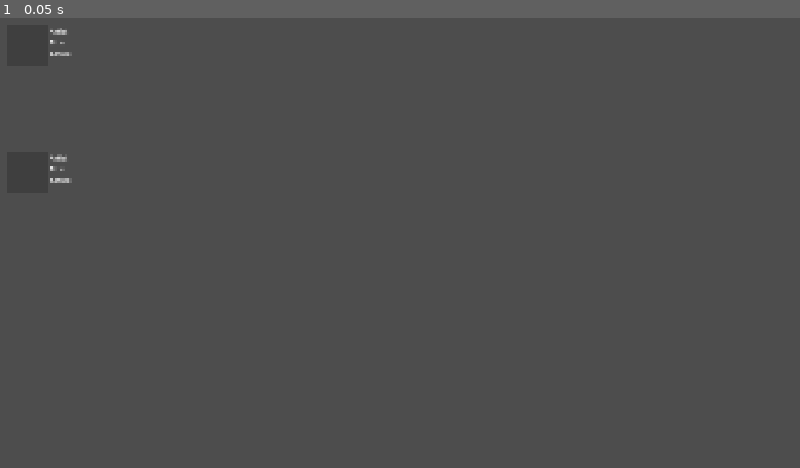
Above: before the commit, frame 1.
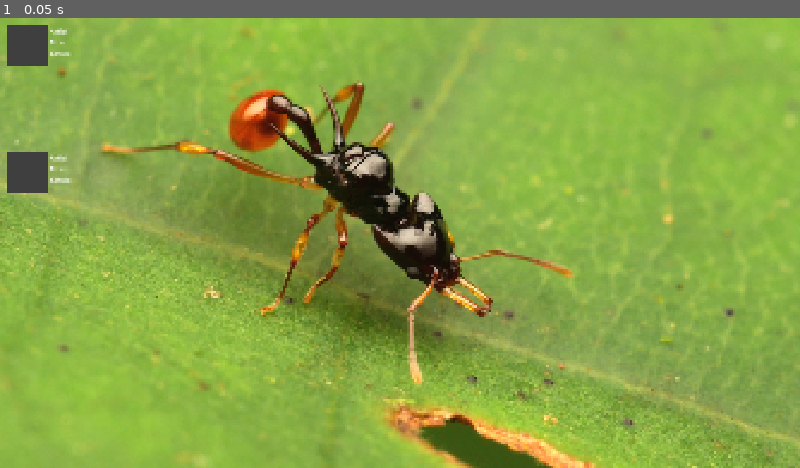
Above: after the commit, the same moment.

Repository: adufou/mix-visualizer
Game: Godot game, scene res://scenes/main.tscn
Two runs of this game, one before a commit and one after it. Both use one fixed random seed, a clock stepped at 60 frames per second and the inputs below.
Inputs:
- Up to frame 1 (0.05 s): no input

The runs differ from the first frame. In frame 1, 99% of the frame differs, in the area x 0-100%, y 0-100%.

Commit message:
feat: add image background

Diff:
--- a/scenes/main.tscn
+++ b/scenes/main.tscn
@@ -9,6 +9,16 @@
 anchors_preset = 15
 anchor_right = 1.0
 anchor_bottom = 1.0
+
+[node name="Background" type="TextureRect" parent="."]
+unique_name_in_owner = true
+layout_mode = 1
+anchors_preset = 15
+anchor_right = 1.0
+anchor_bottom = 1.0
+mouse_filter = 2
+expand_mode = 1
+stretch_mode = 6
 
 [node name="DeckContainer" type="VBoxContainer" parent="."]
 unique_name_in_owner = true
--- a/scripts/main.gd
+++ b/scripts/main.gd
@@ -4,13 +4,27 @@
 
 const DeckPanelScene := preload("res://scenes/deck_panel.tscn")
 
+const DEFAULT_BACKGROUND_PATH := "res://ant.jpg"
+
 @onready var deck_container: Control = %DeckContainer
+@onready var background: TextureRect = %Background
 
 const ACTIVE_DECKS := ["[Channel1]", "[Channel2]"]
 
 
 func _ready() -> void:
+	set_background_image(DEFAULT_BACKGROUND_PATH)
 	for deck_id in ACTIVE_DECKS:
 		var panel := DeckPanelScene.instantiate()
 		panel.deck_id = deck_id
 		deck_container.add_child(panel)
+
+
+## Loads an image from disk (res:// or an absolute user path) and shows it full-screen behind the UI.
+func set_background_image(path: String) -> void:
+	var image := Image.new()
+	var err := image.load(path)
+	if err != OK:
+		push_error("Could not load background image '%s': %s" % [path, err])
+		return
+	background.texture = ImageTexture.create_from_image(image)
Binary file added: ant.jpg
Not shown, added: ant.jpg.import
